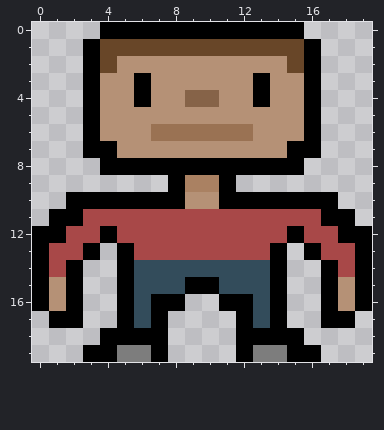
Pixel-art sprite: topdownspel/topdownspel/gubbe.png. That is the earlier state.
The file is 80x80 pixels, drawn in blocks of 4x4; one block is one cell here.
And afterwards:
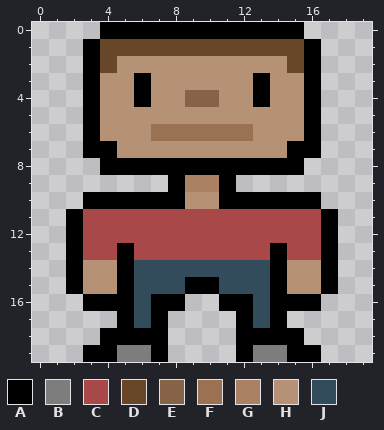
Palette (. is transparent): A #000000  B #7d7d7d  C #a84848  D #684628  E #866348  F #9a7253  G #aa8162  H #b59176  J #334c5b
The edit:
y 10: x 2 A -> .; x 17 A -> .
y 11: x 1 A -> .; x 18 A -> .
y 12: x 0..2 AAC -> ..A; x 4 A -> C; x 15 A -> C; x 17..19 CAA -> A..
y 13: x 0..4 ACCA. -> ..ACC; x 15..19 .ACCA -> CCA..
y 14: x 0..1 AC -> ..; x 3..4 .. -> HH; x 15..16 .. -> HH; x 18..19 CA -> ..
y 15: x 0..1 AH -> ..; x 3..4 .. -> HH; x 15..16 .. -> HH; x 18..19 HA -> ..
y 16: x 0..4 AHA.. -> ...AA; x 15..19 ..AHA -> AA...
y 17: x 1..2 AA -> ..; x 17..18 AA -> ..
Pixel boxes of the changes (left, top, right, bottom) in both pictures:
changed: (32, 192, 117, 328)
changed: (287, 192, 372, 328)
